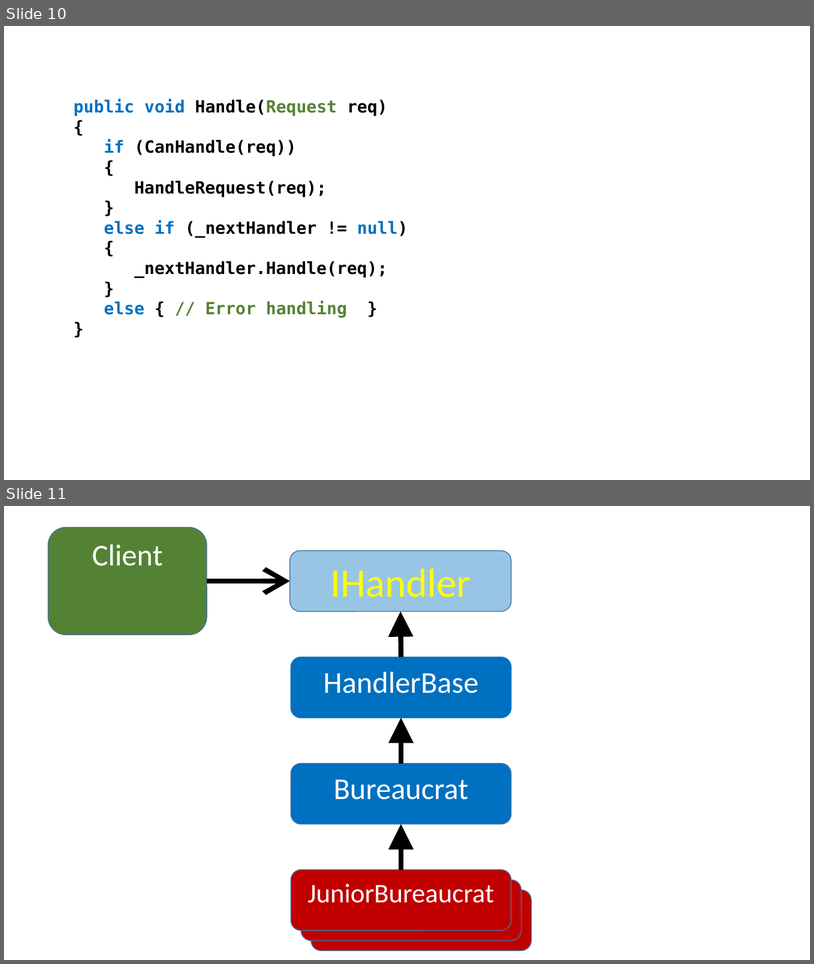
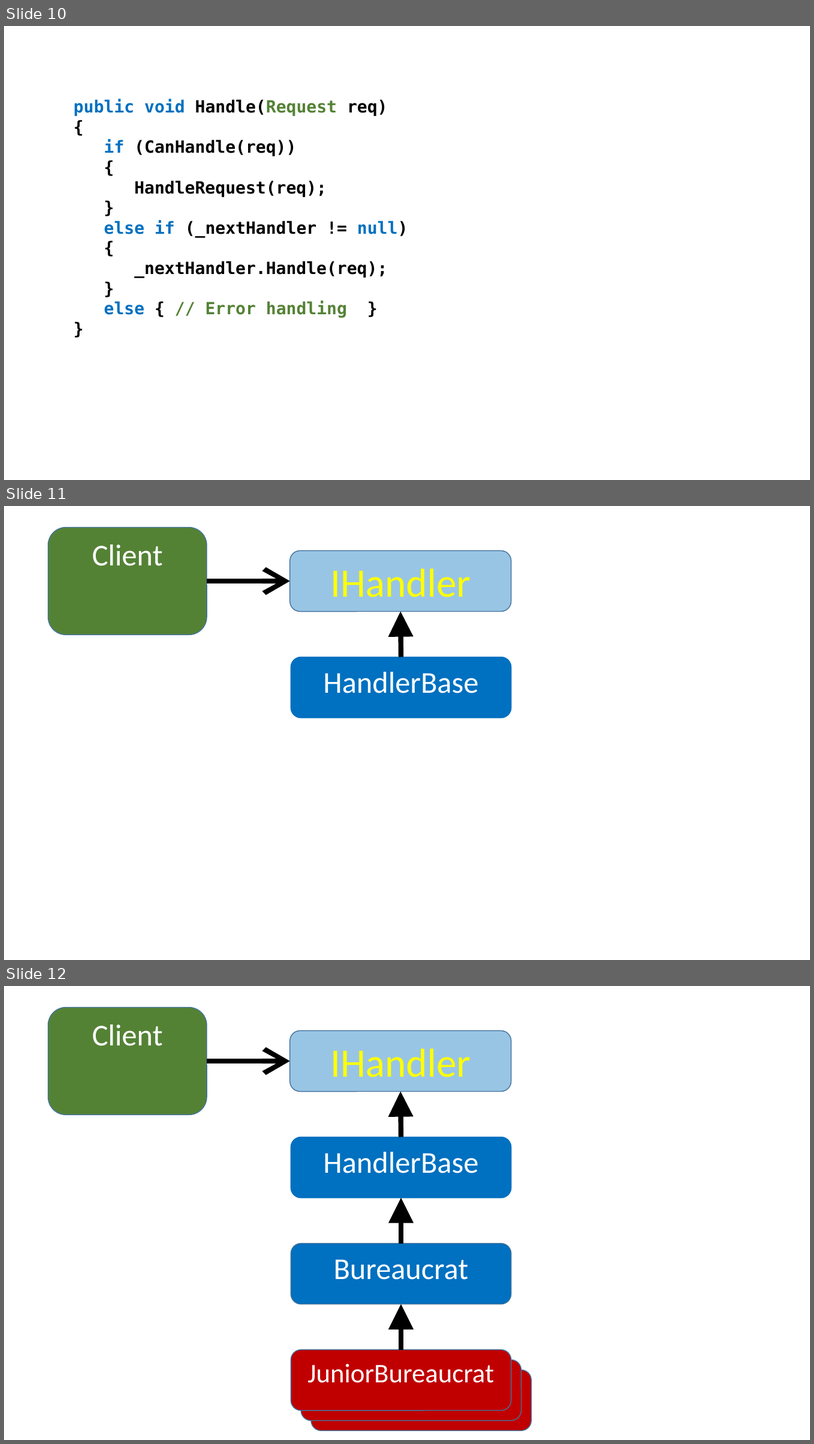
Before and after one commit to perl-easj/Teaching-materials, a slide deck: CSharpProgramming/Presentations/OOProgPartIII/ChainOfResponsibility.pptx. Shown one above the other, each under a label of ours: slides 10 and 11 before the commit, slides 10, 11 and 12 after it. The pictures are 814x964 and 814x1444 pixels, drawn with LibreOffice and Linux fonts; fonts in the diff are those of the drawing. Boxes give left, top, right and bottom in pixels: in the first picture for what was removed or moved away, otherwise in the second. Text is boxed around its words. In the diff, an @@ line names an element or a change of style, - is before the commit and + after.

```diff
--- a/CSharpProgramming/Presentations/OOProgPartIII/ChainOfResponsibility.pptx
+++ b/CSharpProgramming/Presentations/OOProgPartIII/ChainOfResponsibility.pptx
@@ slide 11 added at [4,506,810,960], background #FFFFFF @@
@@ rounded rectangle added at [48,527,207,634], fill #548235, outline #43739E 1 pt, 36 pt, text #FFFFFF @@
+Client
@@ rounded rectangle added at [290,551,512,611], fill #0070C0 at 40% opacity, outline #43739E 1 pt, 48 pt, text #FFFF00 @@
+IHandler
@@ arrow added from (207, 581) to (290, 581), #000000 6 pt @@
@@ arrow added from (401, 657) to (401, 611), #000000 6 pt @@
@@ rounded rectangle added at [291,657,512,718], fill #0070C0, outline #0070C0 1 pt, 36 pt, text #FFFFFF @@
+HandlerBase
@@ what was slide 11 is now slide 12 @@
```
Also in this commit, not shown: 3 slides changed, 1 other file.
